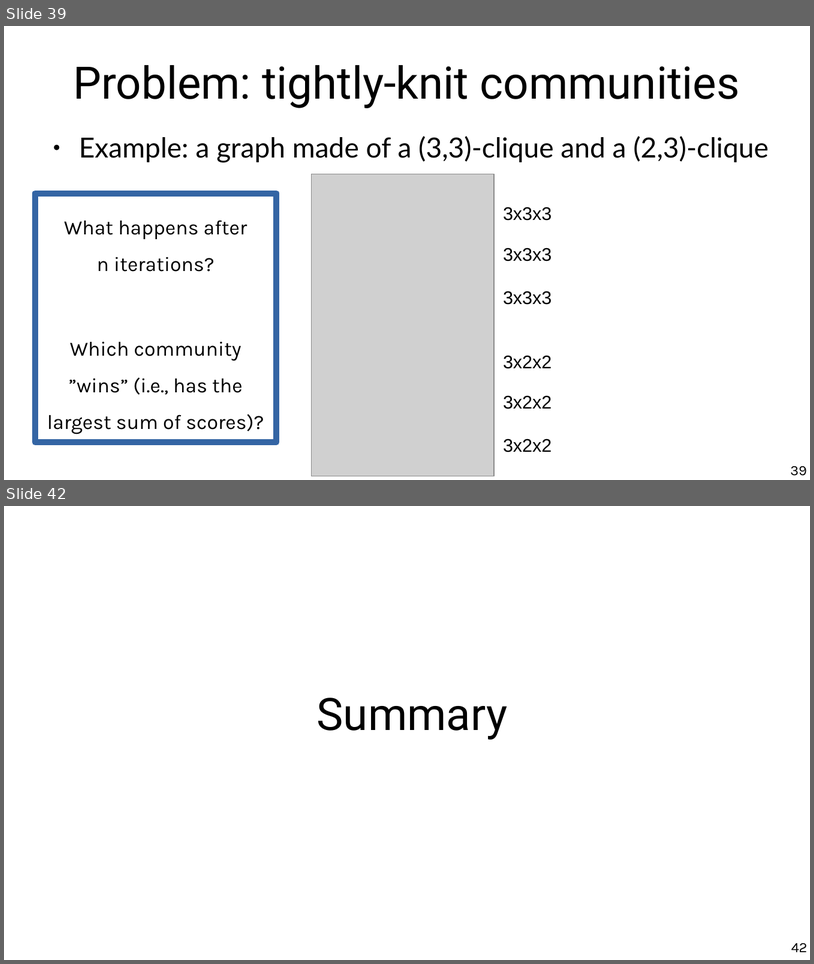
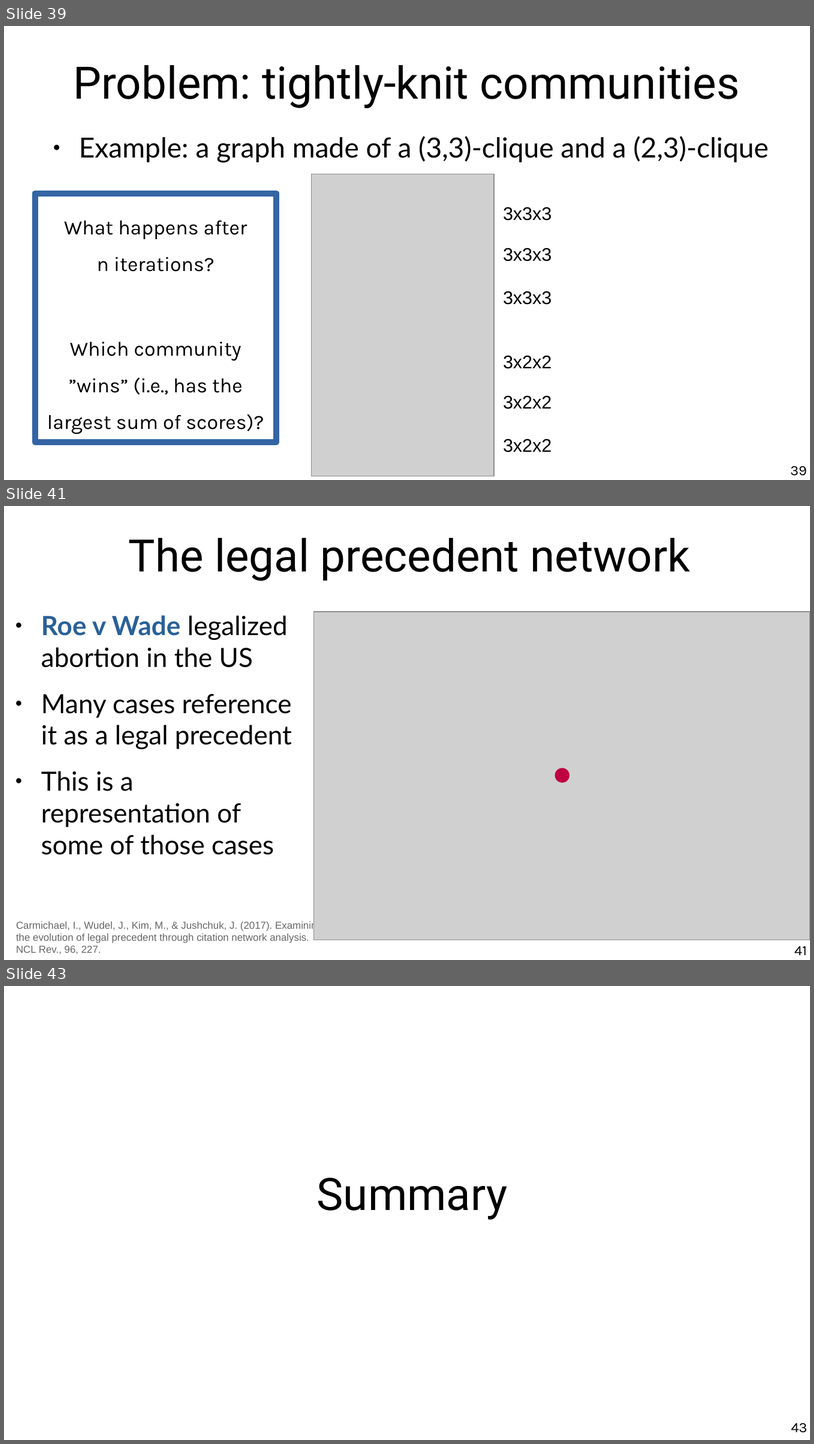
Before and after one commit to chatox/networks-science-course, a slide deck: theory/odp/tt08-hubs_authorities.odp. Shown one above the other, each under a label of ours: slides 39 and 42 before the commit, slides 39, 41 and 43 after it; the slides between them are not shown. The pictures are 814x964 and 814x1444 pixels, drawn with LibreOffice and Linux fonts; fonts in the diff are those of the drawing; grey boxes stand for pictures. Boxes give left, top, right and bottom in pixels: in the first picture for what was removed or moved away, otherwise in the second. Text is boxed around its words. In the diff, an @@ line names an element or a change of style, - is before the commit and + after.

```diff
--- a/theory/odp/tt08-hubs_authorities.odp
+++ b/theory/odp/tt08-hubs_authorities.odp
@@ slide 41 added at box(4, 506, 810, 960), background #FFFFFF @@
@@ title added at box(129, 538, 690, 581), 44 pt, text #000000 @@
+The legal precedent network
@@ picture added at box(314, 612, 810, 939) @@
@@ text added at box(41, 615, 292, 855), 26 pt, text #000000 @@
+● Roe v Wade legalized abortion in the US
+● Many cases reference it as a legal precedent
+● This is a representation of some of those cases
@@ ellipse added at box(555, 768, 570, 783), fill #BF0041 @@
@@ text added at box(16, 920, 323, 954), 10 pt, text #666666 @@
+Carmichael, I., Wudel, J., Kim, M., & Jushchuk, J. (2017). Examining the evolution of legal precedent through citation network analysis. NCL Rev., 96, 227.
@@ page number added at box(795, 946, 807, 955), 14 pt, text #000000 @@
+41
@@ what was slide 42 is now slide 43 @@
@@ page number at box(791, 1423, 807, 1432): text changed @@
-42
+43
```
Also in this commit, not shown: 17 slides changed, 3 other files.
